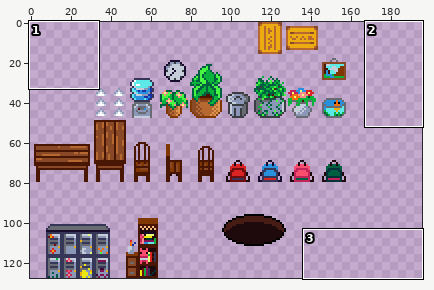
One commit to this sprite sheet: DetentionProject/Assets/Resources/Sprites/Enviroment/OBJ_School.png. Above, an overview of the earlier version with the close-up marked.
Close-up. First the earlier version:
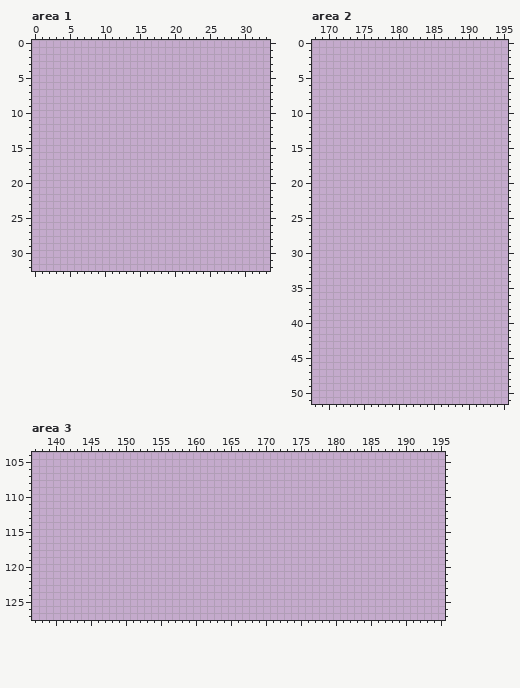
The file is 200x128 pixels. Shown: area 1: x 0..33, y 0..32; area 2: x 168..195, y 0..51; area 3: x 137..195, y 104..127. The wide view leaves out empty margins.
After the commit:
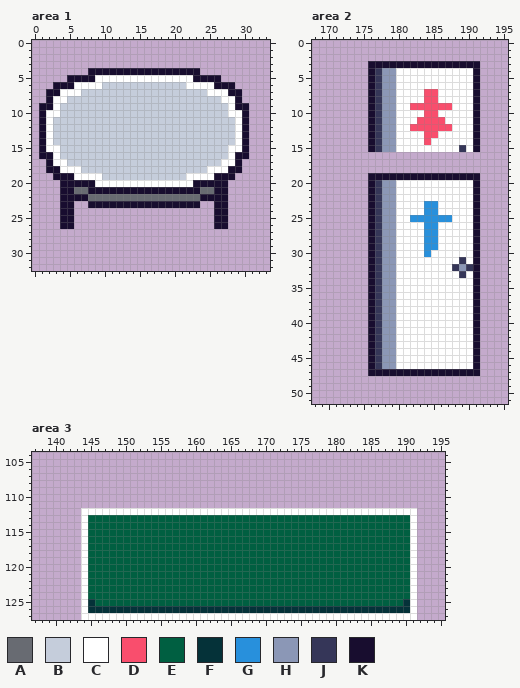
Palette (. is transparent): A #686b72  B #c5cddb  C #ffffff  D #f94e6d  E #005f41  F #053239  G #2890dc  H #8b97b6  J #353658  K #180d2f
Diff:
--- area 1
@@ x 0..33 @@
  3 ..................................
- 4 ..................................
- 5 ..................................
- 6 ..................................
- 7 ..................................
- 8 ..................................
- 9 ..................................
-10 ..................................
-11 ..................................
-12 ..................................
-13 ..................................
-14 ..................................
-15 ..................................
-16 ..................................
-17 ..................................
-18 ..................................
-19 ..................................
-20 ..................................
-21 ..................................
-22 ..................................
-23 ..................................
-24 ..................................
-25 ..................................
-26 ..................................
+ 4 ........KKKKKKKKKKKKKKKK..........
+ 5 .....KKKKCCCCCCCCCCCCCCKKKK.......
+ 6 ...KKKCCCCBBBBBBBBBBBBCCCCKKK.....
+ 7 ..KKCCCBBBBBBBBBBBBBBBBBBCCCKK....
+ 8 ..KCCBBBBBBBBBBBBBBBBBBBBBBCCK....
+ 9 .KKCBBBBBBBBBBBBBBBBBBBBBBBBCKK...
+10 .KCCBBBBBBBBBBBBBBBBBBBBBBBBCCK...
+11 .KCBBBBBBBBBBBBBBBBBBBBBBBBBBCK...
+12 .KCBBBBBBBBBBBBBBBBBBBBBBBBBBCK...
+13 .KCBBBBBBBBBBBBBBBBBBBBBBBBBBCK...
+14 .KCBBBBBBBBBBBBBBBBBBBBBBBBBBCK...
+15 .KCCBBBBBBBBBBBBBBBBBBBBBBBBCCK...
+16 .KKCBBBBBBBBBBBBBBBBBBBBBBBBCKK...
+17 ..KCCBBBBBBBBBBBBBBBBBBBBBBCCK....
+18 ..KKCCCBBBBBBBBBBBBBBBBBBCCCKK....
+19 ...KKKCCCCBBBBBBBBBBBBCCCCKKK.....
+20 ....KKKKKCCCCCCCCCCCCCCKKKKK......
+21 ....KKAAKKKKKKKKKKKKKKKKAAKK......
+22 ....KKKKAAAAAAAAAAAAAAAAKKKK......
+23 ....KK..KKKKKKKKKKKKKKKK..KK......
+24 ....KK....................KK......
+25 ....KK....................KK......
+26 ....KK....................KK......
 27 ..................................
--- area 2
@@ x 168..195 @@
  2 ............................
- 3 ............................
- 4 ............................
- 5 ............................
- 6 ............................
- 7 ............................
- 8 ............................
- 9 ............................
-10 ............................
-11 ............................
-12 ............................
-13 ............................
-14 ............................
-15 ............................
+ 3 ........KKKKKKKKKKKKKKKK....
+ 4 ........KJHHCCCCCCCCCCCK....
+ 5 ........KJHHCCCCCCCCCCCK....
+ 6 ........KJHHCCCCCCCCCCCK....
+ 7 ........KJHHCCCCDDCCCCCK....
+ 8 ........KJHHCCCCDDCCCCCK....
+ 9 ........KJHHCCDDDDDDCCCK....
+10 ........KJHHCCCCDDCCCCCK....
+11 ........KJHHCCCDDDDCCCCK....
+12 ........KJHHCCDDDDDDCCCK....
+13 ........KJHHCCCCDDCCCCCK....
+14 ........KJHHCCCCDCCCCCCK....
+15 ........KJHHCCCCCCCCCJCK....
 16 ............................
@@ x 168..195 @@
 18 ............................
-19 ............................
-20 ............................
-21 ............................
-22 ............................
-23 ............................
-24 ............................
-25 ............................
-26 ............................
-27 ............................
-28 ............................
-29 ............................
-30 ............................
-31 ............................
-32 ............................
-33 ............................
-34 ............................
-35 ............................
-36 ............................
-37 ............................
-38 ............................
-39 ............................
-40 ............................
-41 ............................
-42 ............................
-43 ............................
-44 ............................
-45 ............................
-46 ............................
-47 ............................
+19 ........KKKKKKKKKKKKKKKK....
+20 ........KJHHCCCCCCCCCCCK....
+21 ........KJHHCCCCCCCCCCCK....
+22 ........KJHHCCCCCCCCCCCK....
+23 ........KJHHCCCCGGCCCCCK....
+24 ........KJHHCCCCGGCCCCCK....
+25 ........KJHHCCGGGGGGCCCK....
+26 ........KJHHCCCCGGCCCCCK....
+27 ........KJHHCCCCGGCCCCCK....
+28 ........KJHHCCCCGGCCCCCK....
+29 ........KJHHCCCCGGCCCCCK....
+30 ........KJHHCCCCGCCCCCCK....
+31 ........KJHHCCCCCCCCCJCK....
+32 ........KJHHCCCCCCCCJHJK....
+33 ........KJHHCCCCCCCCCJCK....
+34 ........KJHHCCCCCCCCCCCK....
+35 ........KJHHCCCCCCCCCCCK....
+36 ........KJHHCCCCCCCCCCCK....
+37 ........KJHHCCCCCCCCCCCK....
+38 ........KJHHCCCCCCCCCCCK....
+39 ........KJHHCCCCCCCCCCCK....
+40 ........KJHHCCCCCCCCCCCK....
+41 ........KJHHCCCCCCCCCCCK....
+42 ........KJHHCCCCCCCCCCCK....
+43 ........KJHHCCCCCCCCCCCK....
+44 ........KJHHCCCCCCCCCCCK....
+45 ........KJHHCCCCCCCCCCCK....
+46 ........KJHHCCCCCCCCCCCK....
+47 ........KKKKKKKKKKKKKKKK....
 48 ............................
--- area 3
@@ x 137..195 @@
 111 ...........................................................
-112 ...........................................................
-113 ...........................................................
-114 ...........................................................
-115 ...........................................................
-116 ...........................................................
-117 ...........................................................
-118 ...........................................................
-119 ...........................................................
-120 ...........................................................
-121 ...........................................................
-122 ...........................................................
-123 ...........................................................
-124 ...........................................................
-125 ...........................................................
-126 ...........................................................
-127 ...........................................................
+112 .......CCCCCCCCCCCCCCCCCCCCCCCCCCCCCCCCCCCCCCCCCCCCCCCC....
+113 .......CEEEEEEEEEEEEEEEEEEEEEEEEEEEEEEEEEEEEEEEEEEEEEEC....
+114 .......CEEEEEEEEEEEEEEEEEEEEEEEEEEEEEEEEEEEEEEEEEEEEEEC....
+115 .......CEEEEEEEEEEEEEEEEEEEEEEEEEEEEEEEEEEEEEEEEEEEEEEC....
+116 .......CEEEEEEEEEEEEEEEEEEEEEEEEEEEEEEEEEEEEEEEEEEEEEEC....
+117 .......CEEEEEEEEEEEEEEEEEEEEEEEEEEEEEEEEEEEEEEEEEEEEEEC....
+118 .......CEEEEEEEEEEEEEEEEEEEEEEEEEEEEEEEEEEEEEEEEEEEEEEC....
+119 .......CEEEEEEEEEEEEEEEEEEEEEEEEEEEEEEEEEEEEEEEEEEEEEEC....
+120 .......CEEEEEEEEEEEEEEEEEEEEEEEEEEEEEEEEEEEEEEEEEEEEEEC....
+121 .......CEEEEEEEEEEEEEEEEEEEEEEEEEEEEEEEEEEEEEEEEEEEEEEC....
+122 .......CEEEEEEEEEEEEEEEEEEEEEEEEEEEEEEEEEEEEEEEEEEEEEEC....
+123 .......CEEEEEEEEEEEEEEEEEEEEEEEEEEEEEEEEEEEEEEEEEEEEEEC....
+124 .......CEEEEEEEEEEEEEEEEEEEEEEEEEEEEEEEEEEEEEEEEEEEEEEC....
+125 .......CFEEEEEEEEEEEEEEEEEEEEEEEEEEEEEEEEEEEEEEEEEEEEFC....
+126 .......CFFFFFFFFFFFFFFFFFFFFFFFFFFFFFFFFFFFFFFFFFFFFFFC....
+127 .......CCCCCCCCCCCCCCCCCCCCCCCCCCCCCCCCCCCCCCCCCCCCCCCC....
Where, in picture pixels (left, top, right, bottom), the same in both close-ups:
added: (39, 68, 249, 229)
added: (368, 61, 480, 376)
added: (81, 508, 417, 620)
